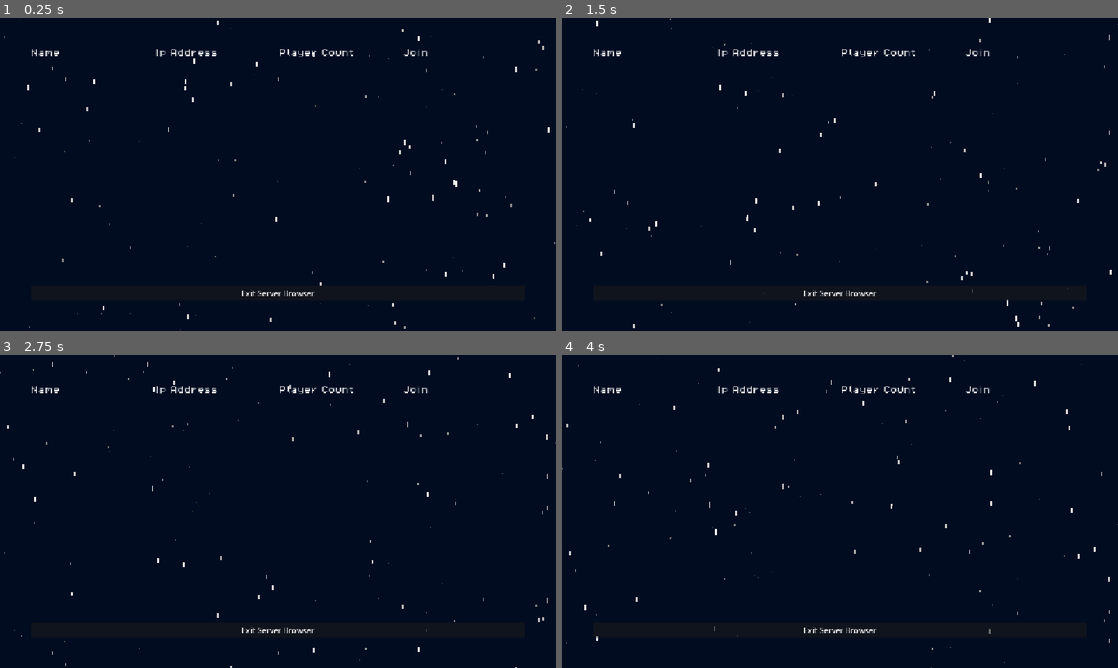
Above: before the commit, frames 1-4 (two rows, left to right).
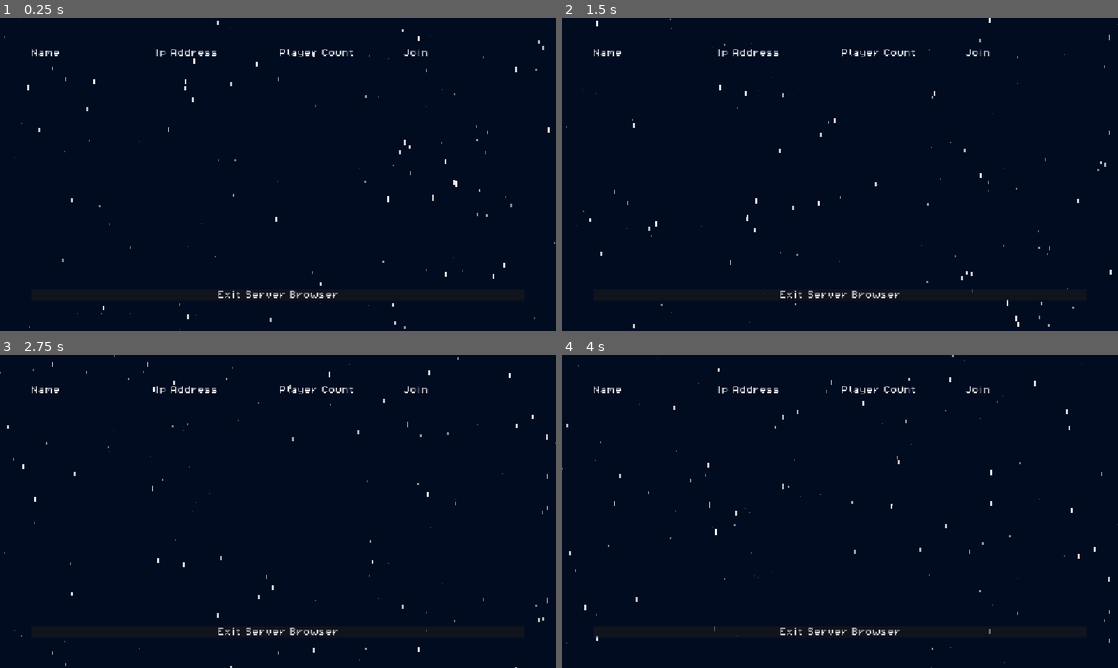
Above: after the commit, the same moments.

Repository: Draftier/Geometric-Invasion-CSS-497
Game: Godot game, scene res://server_browser.tscn
Two runs of this game, one before a commit and one after it. Both use one fixed random seed, a clock stepped at 60 frames per second and the inputs below. This scene is started directly instead of the project's main scene. The engine's default icon, where the game draws it, is replaced by a stand-in: a white triangle on a blue panel in a dark square.
Inputs:
- Up to frame 1 (0.25 s): no input
- Up to frame 2 (1.5 s): hold Right (right) 0.53-1.28 s; hold Z (shoot) 0.53-1.28 s; hold Down (down) from 1.28 s (still down); tap X (ability) at 1.35 s
- Up to frame 3 (2.75 s): tap Z (shoot) at 1.55 s; release Down (down) at 2.03 s; hold Right (right) from 2.03 s (still down); hold Z (shoot) from 2.03 s (still down)
- Up to frame 4 (4 s): release Right (right) at 2.78 s; release Z (shoot) at 2.78 s; hold Up (up) 2.78-3.53 s; tap Shift (slow) at 2.85 s; tap Z (shoot) at 3.05 s; hold Left (left) from 3.53 s (still down); hold Z (shoot) from 3.53 s (still down)

The runs differ from the first frame. In frame 1, 0.3% of the frame differs, in the area x 39-61%, y 85-90%; in frame 2, 0.3%; in frame 3, 0.3%; in frame 4, 0.3%.

Commit message:
Added function to request shooting from server, changed font for back button on server browser screen

Diff:
--- a/geometric-invasion/scripts/ShootPoint/shoot_point.gd
+++ b/geometric-invasion/scripts/ShootPoint/shoot_point.gd
@@ -9,13 +9,14 @@
 
 func _ready() -> void:
 	# Set the fire rate based on resource
+
 	$FireRateTimer.wait_time = stats.fire_rate
 
 # When the fire rate timer times out, allow shooting bullets
 func _on_fire_rate_timer_timeout() -> void:
 	can_shoot = true
 
-@rpc("authority", "call_local", "reliable")
+@rpc("any_peer", "call_local", "reliable")
 func shoot() -> void:
 	# Fire bullet then reset can_shoot flag so that we can keep bullet fire rate within timer time
 	if can_shoot == true:
@@ -41,3 +42,11 @@
 		#add_child(bullet)
 		$FireRateTimer.start()
 		can_shoot = false
+
+@rpc("any_peer", "call_remote", "reliable")
+func request_shoot() -> void:
+	if !multiplayer.is_server():
+		return
+
+	if can_shoot == true:
+		shoot.rpc()
--- a/geometric-invasion/scripts/player/player.gd
+++ b/geometric-invasion/scripts/player/player.gd
@@ -54,7 +54,11 @@
 	# Fire bullets from player guns if shoot button held
 	if Input.is_action_pressed("shoot"):
 		for i in $guns.get_children():
-			i.shoot.rpc()
+			if multiplayer.is_server():
+				i.request_shoot()
+			else:
+				i.request_shoot.rpc_id(1)
+
 
 	if Input.is_action_pressed("slow"):
 		velocity = direction * player_class.speed / 2
--- a/geometric-invasion/server_browser.tscn
+++ b/geometric-invasion/server_browser.tscn
@@ -4,6 +4,7 @@
 [ext_resource type="Script" uid="uid://djgduw3toc837" path="res://server_browser.gd" id="1_yhaig"]
 [ext_resource type="PackedScene" uid="uid://bnqykgdlppqo1" path="res://server_info.tscn" id="2_efmo0"]
 [ext_resource type="Theme" uid="uid://dy2kgmqgonako" path="res://theme_test.tres" id="4_ju0gx"]
+[ext_resource type="FontFile" uid="uid://dihhulpjs1064" path="res://assets/fonts/PixelOperator8.ttf" id="5_2fadl"]
 
 [node name="ServerBrowser" type="Control" unique_id=1590385312]
 layout_mode = 3
@@ -70,6 +71,7 @@
 
 [node name="BackToButton" type="Button" parent="MarginContainer/VBoxContainer2" unique_id=349531707]
 layout_mode = 2
+theme_override_fonts/font = ExtResource("5_2fadl")
 text = "Exit Server Browser"
 
 [node name="ConnectionStatusLabel" type="Label" parent="." unique_id=154034977]
